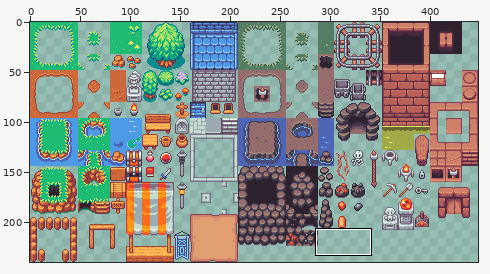
One commit to this sprite sheet: assets/Test/16x16/Tilesets/New/Solaria Demo Tiles.png. Above, an overview of the earlier version with the close-up marked.
Close-up. The starting point:
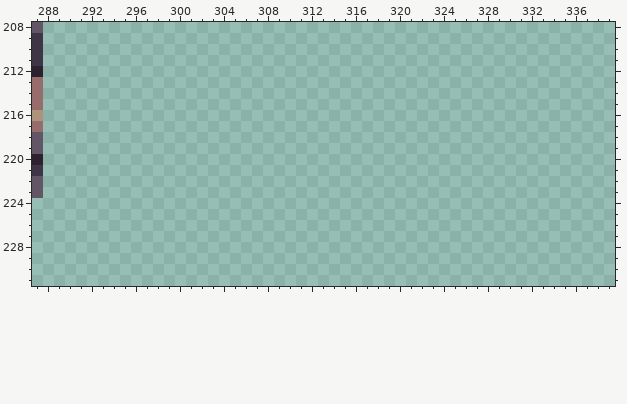
The file is 448x240 pixels. Colours within 5 levels of each other are drawn and written as one. Shown: x 287..339, y 208..231.
Once edited:
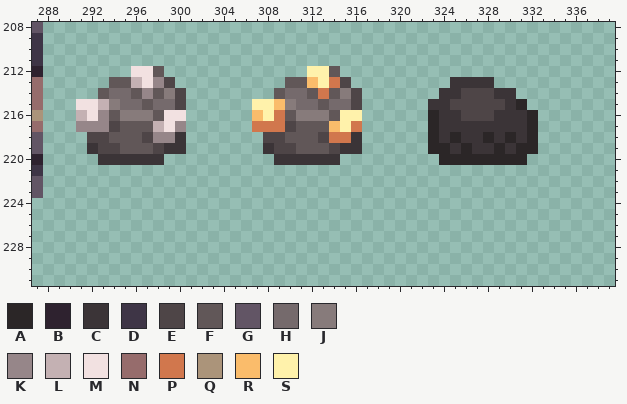
Palette (. is transparent): A #2b2627  B #2e222f  C #3b3437  D #3e3546  E #4e4547  F #615758  G #625565  H #756a6c  J #877b7b  K #968689  L #c4b1b3  M #f2e1e1  N #966c6c  P #d1774d  Q #ab947a  R #fabc6b  S #fff2ab
Author's note on the commit: added ores to tileset png
The edit:
y 212: x 296..298 ... -> MMF; x 312..314 ... -> SSF
y 213: x 294..299 ...... -> FFLMKE; x 310..315 ...... -> FFRSPE; x 325..328 .... -> CCCC
y 214: x 293..300 ........ -> FHHFKFJE; x 309..316 ........ -> FHHFPFJE; x 324..330 ....... -> CCEEECC
y 215: x 291..300 .......... -> MMLJHHFHHE; x 307..316 .......... -> SSRJHHFHHE; x 323..331 ......... -> CCEEEEECA
y 216: x 291..300 .......... -> LMKFJJJFMM; x 307..316 .......... -> RSPFJJJFSS; x 323..332 .......... -> ACCEEECCCA
y 217: x 291..300 .......... -> KKKEFFFLMK; x 307..316 .......... -> PPPEFFFRSP; x 323..332 .......... -> ACCCCCCCCA
y 218: x 292..300 ......... -> EEFFFEKKC; x 308..316 ......... -> EEFFFEPPC; x 323..332 .......... -> ACACCACACA
y 219: x 292..300 ......... -> CEEFFFECC; x 308..316 ......... -> CEEFFFECC; x 323..332 .......... -> AACACCACAA
y 220: x 293..298 ...... -> CCCCCC; x 309..314 ...... -> CCCCCC; x 324..331 ........ -> AAAAAAAA
